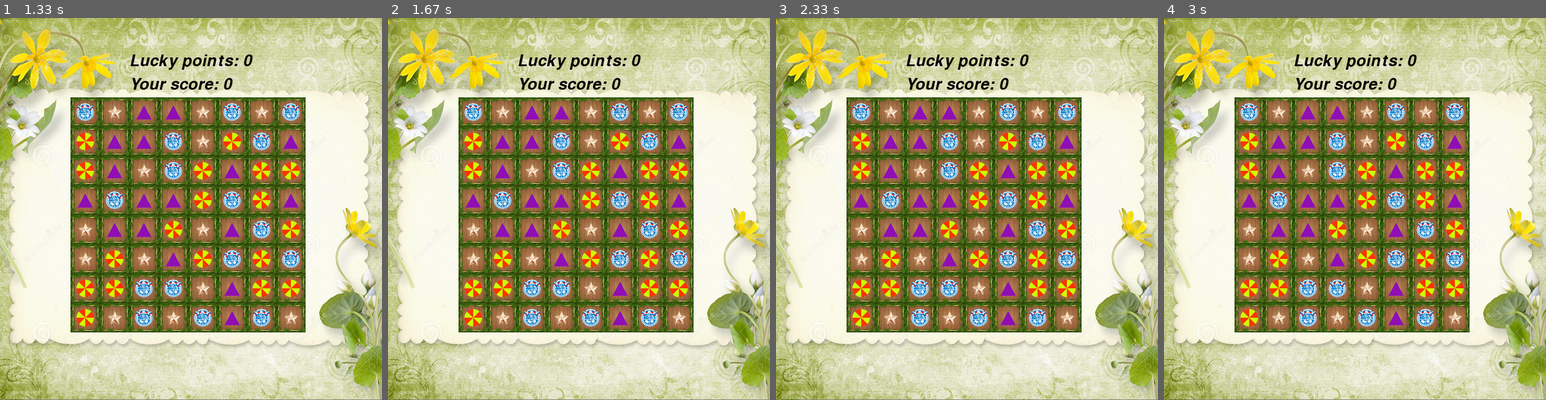
Above: before the commit, frames 1-4 (left to right).
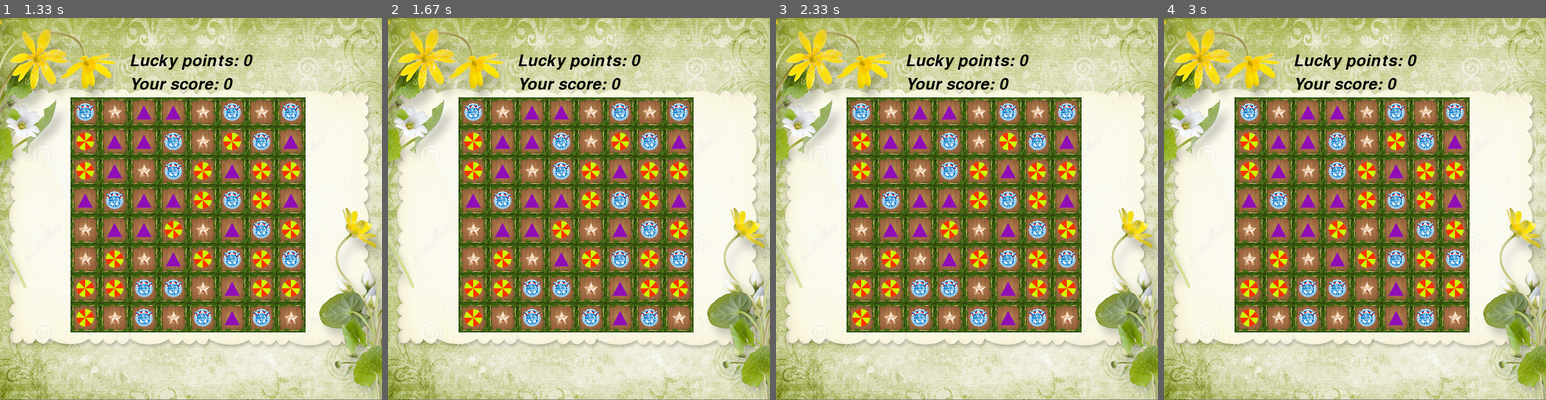
Above: after the commit, the same moments.

Repository: kbogomolov95/ProjectPyGame
Game: pygame game, started from ui.py
Two runs of this game, one before a commit and one after it. Both use one fixed random seed, a clock stepped at 60 frames per second and the inputs below.
Inputs (mouse positions are in pixels of both pictures, inside the frame that each line leads up to):
- Up to frame 1 (1.33 s): click (191, 209) at 0.38 s; click (160, 193) at 0.72 s
- Up to frame 2 (1.67 s): click (655, 178) at 1.55 s
- Up to frame 3 (2.33 s): no input
- Up to frame 4 (3 s): right-click (1339, 342) at 2.88 s

Frame 1 is identical in both runs. In frame 2, less than 0.1% of the frame differs, in the area x 66-71%, y 37-43%; in frame 3, less than 0.1%; in frame 4, less than 0.1%.

Commit message:
Not a chlen! Swipe animation and score and music and tryaska kak ot lomki kogda dolgo ne pil russian vodka when object crushes and global peremennie

Diff:
--- a/ui.py
+++ b/ui.py
@@ -8,8 +8,11 @@
 
 all_sprites = pygame.sprite.Group()
 
-CELL_SIZE = 50
-
+
+VELOCITY = 5
+END_MOVING_DELAY = 5
+EMPTY_CELL_DELAY = 20
+DESTROY_DELAY = 20
 
 def load_image(name, colorkey=None):
     fullname = os.path.join('photos', name)
@@ -113,8 +116,8 @@
 
 #ищет координаты левого верхнего угла по координатам доски
 def get_obj_coords(x, y):
-    x = X0 + x * CELL_SIZE
-    y = Y0 + y * CELL_SIZE
+    x = X0 + x * 50
+    y = Y0 + y * 50
     return x, y
 
 #ищет координаты доски по точке
@@ -154,7 +157,7 @@
 
     dx = -(X1 - X2)
     dy = -(Y1 - Y2)
-    return dx * 5, dy * 5
+    return dx * VELOCITY, dy * VELOCITY
 
 #считает является ли 1 и 2 соседями
 def neighbourhood(coord1, coord2):
@@ -189,8 +192,8 @@
 matrix = m.arr
 
 # нормально подогнать
-X0 = 170 - CELL_SIZE * (abs(size[1]) - 7)
-Y0 = 185 - CELL_SIZE * (abs(size[0]) - 7)
+X0 = 170 - 50 * (abs(size[1]) - 7)
+Y0 = 185 - 50 * (abs(size[0]) - 7)
 
 # Making board
 board = Board(matrix)
@@ -236,8 +239,10 @@
         #если pos1 == нан то значит выбираем 1ую фигурку, иначе вторую
         if pos1 is None:
             pos1 = event.pos
+
             # при нажатии фигурка должна трястись
             params['selected'] = True
+
             #апдейтим что бы начала трястись
             all_sprites.update(params, pos1)
         else:
@@ -245,9 +250,13 @@
             #если кнопка по соседству то работаем дальше
             if neighbourhood(get_i_j(pos1), get_i_j(pos2)):
                 all_sprites.update(params, pos2)
+
+                #считаем скорость для фигурок
                 mov1 = calc_mov(pos1, pos2)
                 mov2 = calc_mov(pos2, pos1)
-                moving_timer = 17
+
+                #запускаем таймер
+                moving_timer = 50/VELOCITY + END_MOVING_DELAY + 1
                 delay = 0
             else:
                 pos2 = None
@@ -267,10 +276,10 @@
         params['waiting'] = True
         params['selected'] = False
         pos1, pos2 = None, None
-        delay = 10
+        delay = EMPTY_CELL_DELAY
 
     #если moving_timer == 6 то тогда движение останавливается и даем еще немного времени что бы потрястись
-    elif moving_timer == 6:
+    elif moving_timer == END_MOVING_DELAY:
         mov1, mov2 = False, False
         params['selected'] = True
 
@@ -278,11 +287,11 @@
         if in_waiting:
             update_map((0, 0), (0, 0))
             in_waiting = False
-            delay = 10
+            delay = EMPTY_CELL_DELAY
         else:
             update_map(waited=True)
             in_waiting = True
-            delay = 20
+            delay = DESTROY_DELAY
 
     #######ОБНОВЛЯЕМ#######
 
@@ -320,6 +329,3 @@
     pygame.display.flip()
 
 pygame.quit()
-
-#c пустыми    update_map(waited=True)
-#с рандомными update_map((0, 0), (0, 0))
